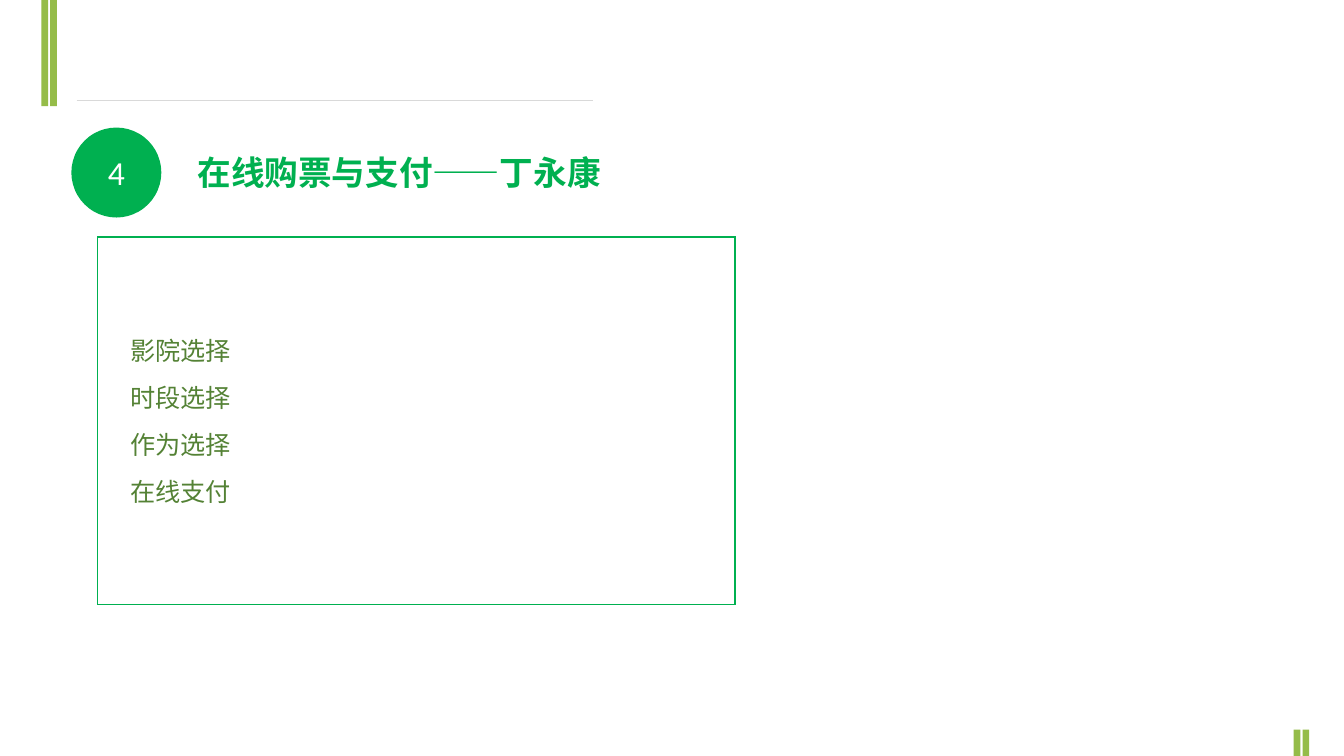
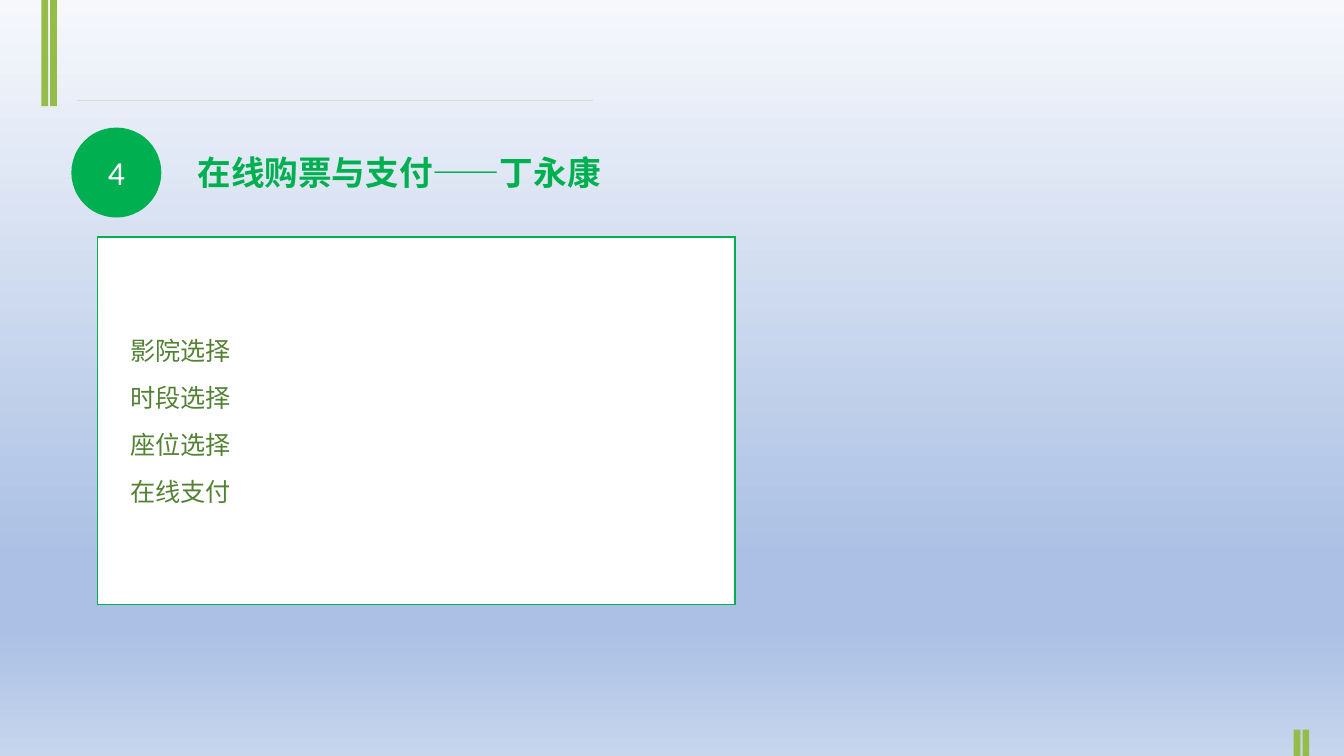
Before and after one commit to ArchibaldOS/FilmAndTelevisionBusiness, a slide deck: slide 9 of Milestone/Milestone_5/项目总结.pptx. Drawn at 1344x756 pixels with LibreOffice and Linux fonts; fonts in the diff are those of the drawing. Boxes give left, top, right and bottom in pixels: in the first picture for what was removed or moved away, otherwise in the second. Text is boxed around its words. In the diff, an @@ line names an element or a change of style, - is before the commit and + after.

```diff
--- a/Milestone/Milestone_5/项目总结.pptx
+++ b/Milestone/Milestone_5/项目总结.pptx
@@ background #FFFFFF to gradient #F6F8FC to #ABC0E4 to #C7D5ED @@
@@ text in rectangle at [130, 432, 231, 456]: text changed @@
-作为选择
+座位选择
```
Also in this commit, not shown: 11 other slides changed, 1 other file.
